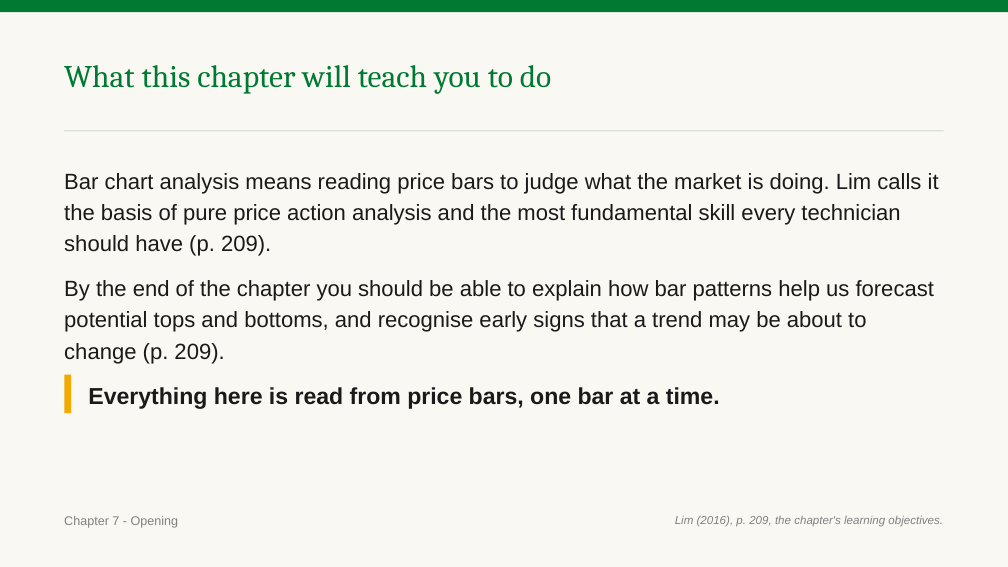
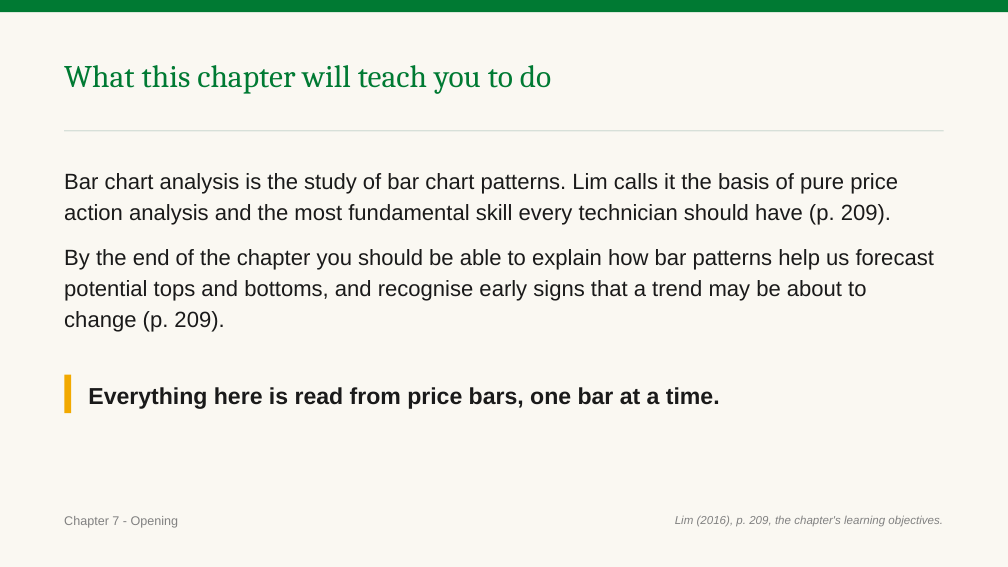
Before and after one commit to benjiesotelo-sudo/Telos_FIN1209, a slide deck: slide 2 of chapter-07/FIN1209-Chapter-07.pptx. Drawn at 1008x567 pixels with LibreOffice and Linux fonts; fonts in the diff are those of the drawing. Boxes give left, top, right and bottom in pixels: in the first picture for what was removed or moved away, otherwise in the second. Text is boxed around its words. In the diff, an @@ line names an element or a change of style, - is before the commit and + after.

Commit message:
Chapter 7 Part 1: answer the third strict read of the rework
- Slide 2 defines bar chart analysis in Lim's words from p. 209 instead
  of an unattributed one of ours.
- Slide 11's arrows 1, 2 and 3 now touch the open segment, the H peak
  and the L trough of Figure 7.2, re-gridded on the whole figure.
- Slide 15 opens with "Many patterns use more than one bar", which no
  longer contradicts the single formation taught on slide 17.
- The build creates build/generated/charts-07 when it is missing.

```diff
--- a/chapter-07/FIN1209-Chapter-07.pptx
+++ b/chapter-07/FIN1209-Chapter-07.pptx
@@ text at [64, 173, 898, 225]: text changed @@
-Bar chart analysis means reading price bars to judge what the market is doing. Lim calls it the basis of pure price action analysis and the most fundamental skill every technician should have (p. 209).
+Bar chart analysis is the study of bar chart patterns. Lim calls it the basis of pure price action analysis and the most fundamental skill every technician should have (p. 209).
```
Also in this commit, not shown: 2 other slides changed, 2 other files.
